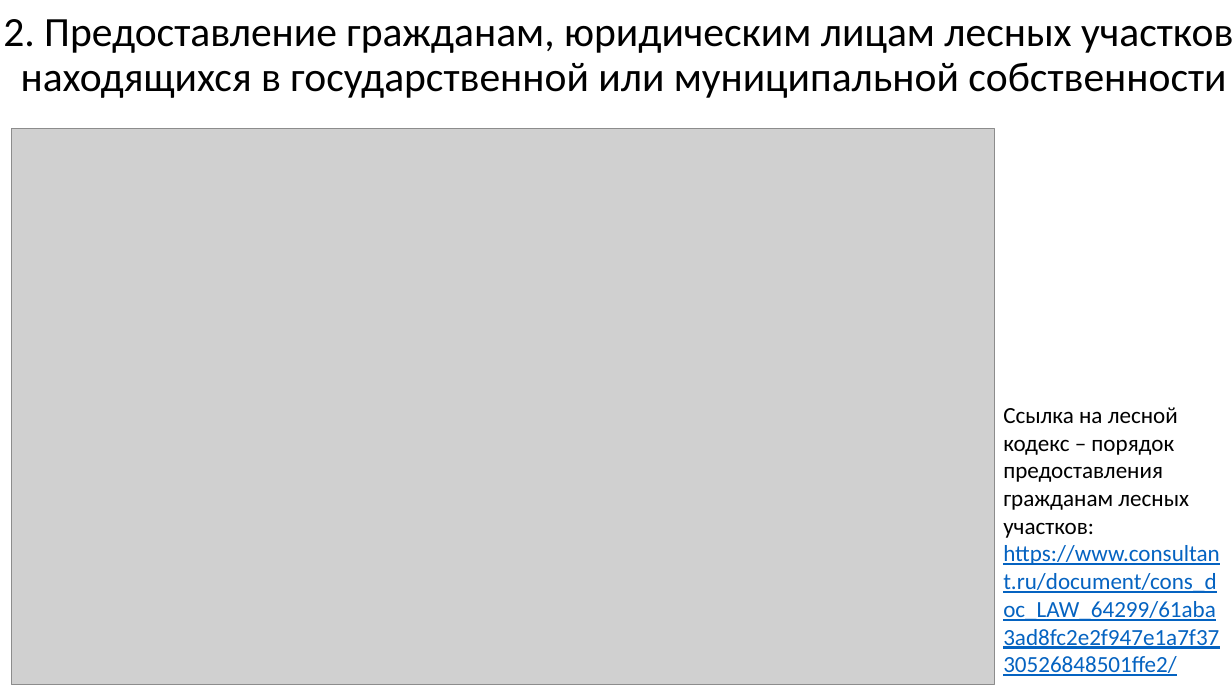
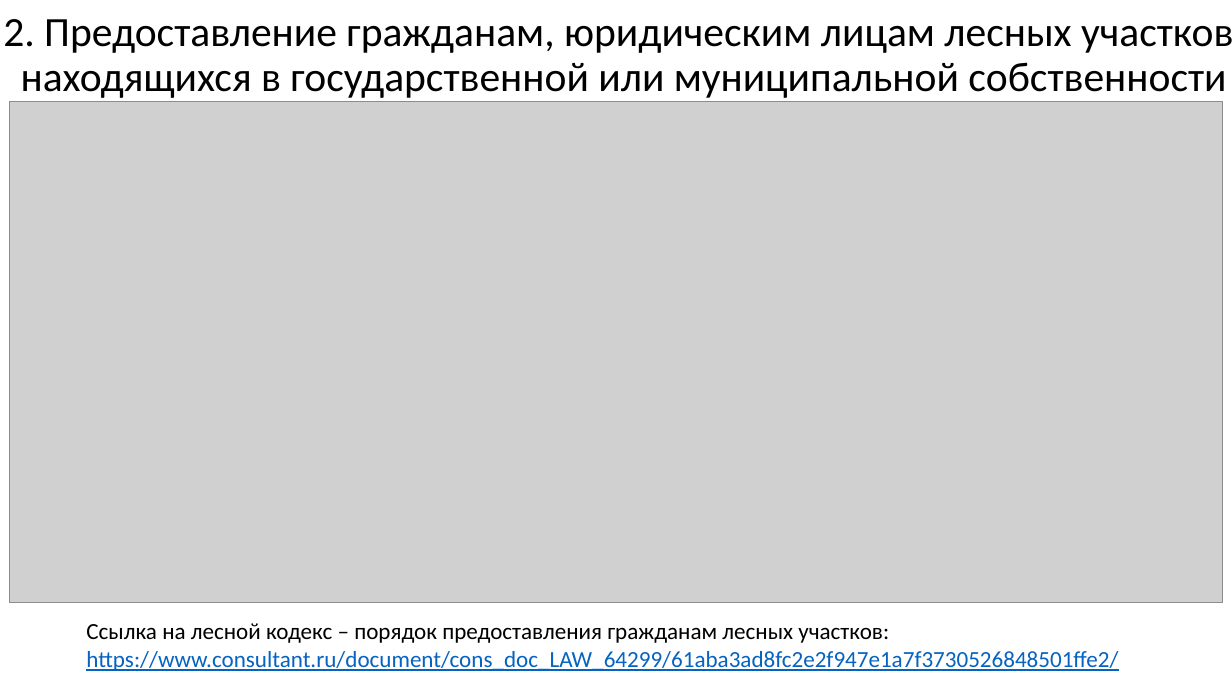
Before and after one commit to mcdodik20008/docs, a slide deck: slide 6 of Презентация.pptx. Drawn at 1232x693 pixels with LibreOffice and Linux fonts; fonts in the diff are those of the drawing; grey boxes stand for pictures. Boxes give left, top, right and bottom in pixels: in the first picture for what was removed or moved away, otherwise in the second. Text is boxed around its words. In the diff, an @@ line names an element or a change of style, - is before the commit and + after.

```diff
--- a/Презентация.pptx
+++ b/Презентация.pptx
@@ title "2. Предоставление гражданам, юридическим лицам ..." at [3, 19, 1232, 98]: text colour #000000 to #303030 @@
@@ picture: place and size @@
-picture at [11, 128, 994, 686]
+picture at [9, 102, 1222, 603]
@@ text "Ссылка на лесной кодекс – ...": place and size @@
-text "Ссылка на лесной кодекс – ..." at [1003, 407, 1220, 621]
+text "Ссылка на лесной кодекс – ..." at [86, 623, 1118, 671]
@@ text "Ссылка на лесной кодекс – ..." at [86, 623, 1118, 671]: text colour #000000 to #303030 in "Ссылка на лесной кодекс – порядок предоставления ..." @@
```
Also in this commit, not shown: 14 other slides changed, 3 slides added.
